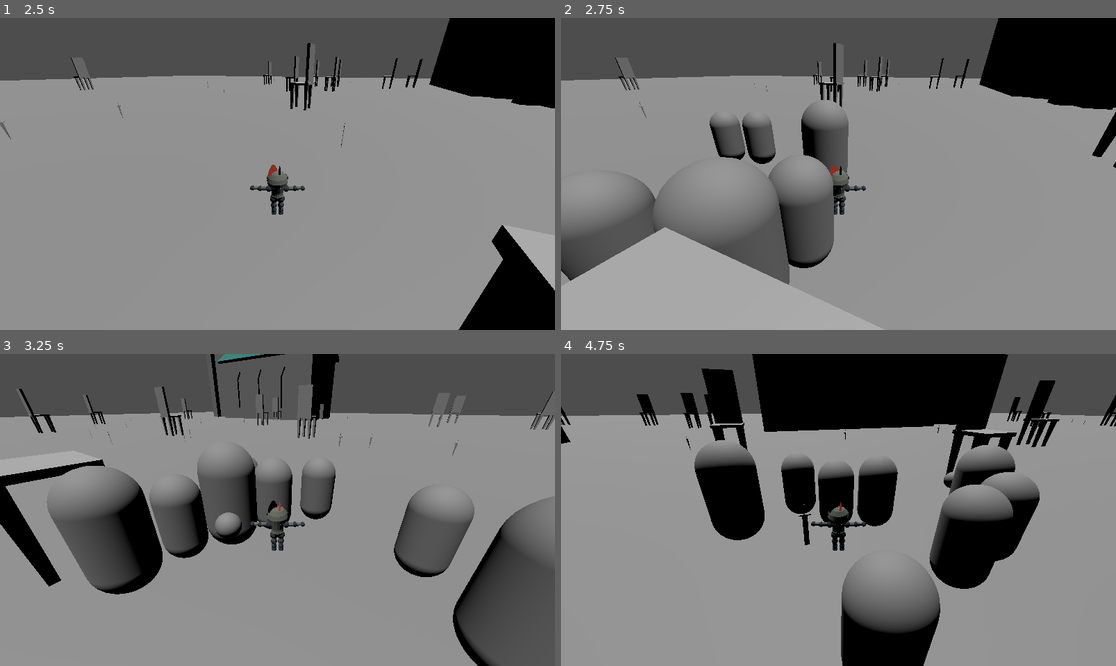
Above: before the commit, frames 1-4 (two rows, left to right).
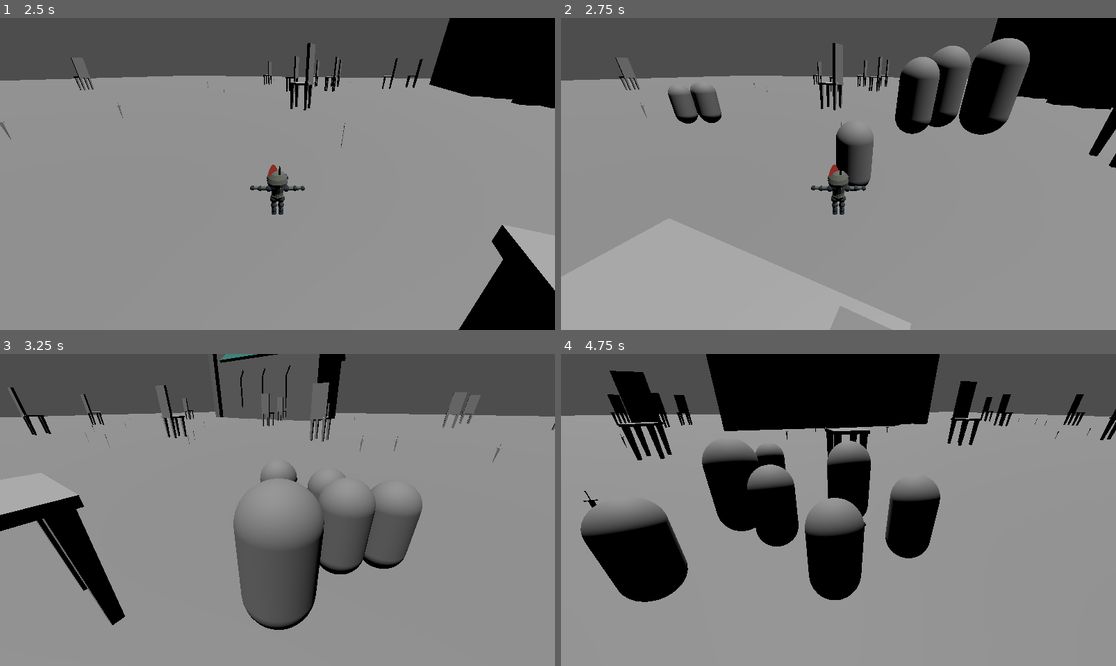
Above: after the commit, the same moments.

Repository: Tchetchouille/GMTK2024
Game: Godot game, scene res://scenes/main.tscn
The game is run twice, just before and just after one commit, with the same random seed, the same clock (stepped at 60 frames per second) and the same inputs. This scene is started directly instead of the project's main scene.
Inputs (mouse positions are in pixels of both pictures, inside the frame that each line leads up to):
- Up to frame 1 (2.5 s): tap Enter at 0.5 s; move the mouse to (399, 158) at 0.52 s; hold D (move_right) 0.53-1.28 s; click (399, 158) at 0.6 s; move the mouse to (166, 189) at 1.27 s; hold S (move_back) 1.28-2.03 s; click (166, 189) at 1.35 s; move the mouse to (333, 105) at 2.02 s; hold D (move_right) from 2.03 s (still down); click (333, 105) at 2.1 s
- Up to frame 2 (2.75 s): keep holding D (move_right)
- Up to frame 3 (3.25 s): move the mouse to (249, 572) at 2.77 s; release D (move_right) at 2.78 s; hold W (move_forward) from 2.78 s (still down); click (249, 572) at 2.85 s
- Up to frame 4 (4.75 s): move the mouse to (1005, 556) at 3.52 s; release W (move_forward) at 3.53 s; hold A (move_left) 3.53-4.25 s; click (1005, 556) at 3.6 s; tap Escape (toggle_pause_menu) at 4.15 s; click "Resume" at 4.25 s

Frame 1 is identical in both runs. In frame 2, 18% of the frame differs, in the area x 0-100%, y 0-100%; in frame 3, 33%; in frame 4, 32%.

Commit message:
capture mouse

Diff:
--- a/scripts/UI/pause_menu.gd
+++ b/scripts/UI/pause_menu.gd
@@ -5,9 +5,11 @@
 
 func _on_resume_button_pressed() -> void:
 	get_tree().paused = false
+	Input.mouse_mode = Input.MOUSE_MODE_CAPTURED
 	queue_free()
 
 func _process(_delta: float) -> void:
 	if Input.is_action_just_pressed("toggle_pause_menu") and get_tree().paused == true:
 		get_tree().paused = false
+		Input.mouse_mode = Input.MOUSE_MODE_CAPTURED
 		queue_free()
--- a/scripts/character_body_3d.gd
+++ b/scripts/character_body_3d.gd
@@ -16,6 +16,14 @@
 var knockback_timer: float = 0.0
 var knockback_velocity: Vector3 = Vector3.ZERO
 var in_knockback: bool = false  # Track if the character is currently being knocked back
+
+# https://kidscancode.org/godot_recipes/4.x/input/mouse_capture/
+func _ready():
+	Input.mouse_mode = Input.MOUSE_MODE_CAPTURED
+
+func _input(event):
+	if event.is_action_pressed("ui_cancel"):
+		Input.mouse_mode = Input.MOUSE_MODE_VISIBLE
 
 func _physics_process(delta):
 	var direction = Vector3.ZERO
--- a/scripts/game_manager.gd
+++ b/scripts/game_manager.gd
@@ -51,11 +51,13 @@
 	# Calculate the adjusted spawn radius
 	var adjusted_spawn_radius = spawn_radius * (1 + current_scale)
 
+	var sign_x = sign(randf() - 0.5)
+	var sign_z = sign(randf() - 0.5)
 	# Generate a random offset based on the adjusted radius
 	var random_offset = Vector3(
-		randf_range(-adjusted_spawn_radius, adjusted_spawn_radius),
-		70,  # Enemies spawn higher than the target
-		randf_range(-adjusted_spawn_radius, adjusted_spawn_radius)
+		max(randf_range(0, adjusted_spawn_radius), 20) * sign_x,
+		70,  # Enemies spawn higher than churches (prevents spawning inside buildings)
+		max(randf_range(0, adjusted_spawn_radius), 20) * sign_z
 	)
 	return target.global_transform.origin + random_offset
 
